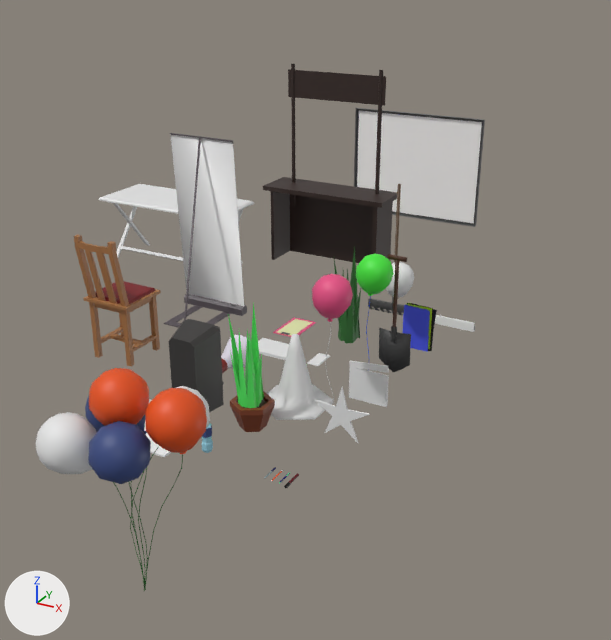
The FBX model Assets/_Project/Art/Models/FBXs/multipurpose_hall.fbx: old version first, new version second.
One viewpoint serves both versions: a camera (50 mm lens) standing at (8.43, -13.29, 5.66) and looking at (2.37, -2.28, 0.15). The axes (+X, +Y, +Z) are drawn at lower left. The lights are the same throughout. The first picture is the older version. Where no turn or scale is listed for an object, it has been applied to the vertices.

The first picture shows 'msh_Balloon2', 'msh_BalloonCluster', 'msh_ClubBannerRollup', 'msh_ClubBooth', 'msh_ClubTeatroClapboard', 'msh_FoldingTable', 'msh_HallBulletinBoard', 'msh_PlantPot1', 'msh_Shovel', 'msh_Speaker', 'msh_TrafficCone', 'msh_VintageChair' and 15 more.
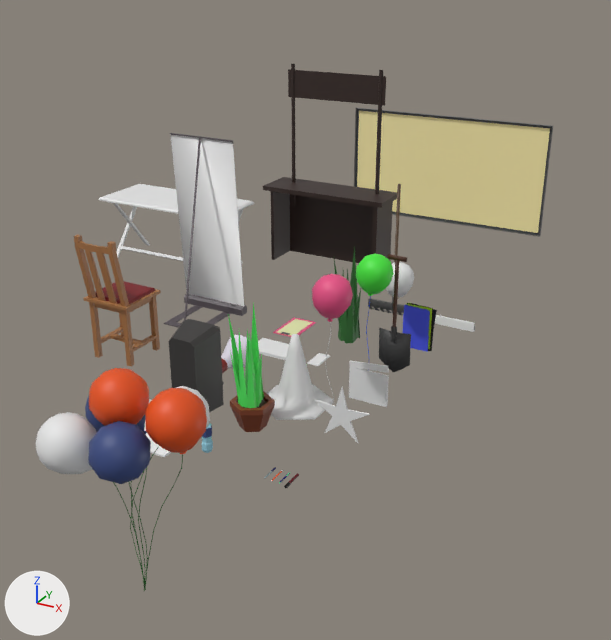
Location of each change, (x1, y1, x2, y2) in pixels of the pictures (611 x 640 px):
```json
{"object": "msh_HallBulletinBoard", "change": "recoloured, reshaped", "before": [354, 108, 485, 227], "after": [354, 108, 553, 237], "on screen": "dark grey to beige"}
{"part": 1, "of": "me_plane_007", "change": "built on", "before": [355, 108, 485, 227], "after": [355, 108, 553, 237]}
```

The change, as JSON lines over the scene's bpy script:
```json
{"op": "set", "path": "mat_material_012.base_color", "old": "(1.0, 0.977, 0.958)", "new": "(1.0, 0.875, 0.421)", "note": "white #fffcfa -> beige #fff0ae"}
{"op": "add", "block": "mat_material_057", "code": ["mat_material_057 = principled_material('Material.057')", "mat_material_057.base_color = (0.278, 0.8, 0.572)  # green #90e7c7"]}
{"op": "add", "block": "mat_material_054", "code": ["mat_material_054 = principled_material('Material.054')", "mat_material_054.base_color = (0.8, 0.347, 0.186)  # beige #e79f77"]}
{"op": "add", "block": "mat_material_058", "code": ["mat_material_058 = principled_material('Material.058')", "mat_material_058.base_color = (0.564, 0.8, 0.228)  # green #c6e783"]}
{"op": "add", "block": "mat_material_061", "code": ["mat_material_061 = principled_material('Material.061')", "mat_material_061.base_color = (0.0121, 0.0121, 0.0121)  # black #1d1d1d"]}
{"op": "add", "block": "mat_material_055", "code": ["mat_material_055 = principled_material('Material.055')", "mat_material_055.base_color = (0.865, 0.953, 0.899)  # white #effaf3"]}
{"op": "add", "block": "mat_material_059", "code": ["mat_material_059 = principled_material('Material.059')", "mat_material_059.base_color = (0.278, 0.8, 0.572)  # green #90e7c7"]}
{"block": "me_plane_007", "where": "# used by ob_msh_hallbulletinboard; location = (0.0, 4.39, 0.0)"}
{"op": "remove", "block": "me_plane_007", "code": "me_plane_007.from_pydata(...)  # 16 vertices, 13 faces; spans x 0.03..3.02, y -0.06..0.02, z 0.0..2.34"}
{"op": "add", "block": "me_plane_007", "code": "me_plane_007.from_pydata(...)  # 18591 vertices, 18446 faces; spans x 0.03..4.45, y -0.06..0.18, z 0.0..2.34"}
{"block": "me_plane_007", "change": "me_plane_007 part 1: 10 vertices removed from x 0.08..3.02, y -0.06..0.02, z 0.0..2.34; 18585 vertices added at x 0.08..4.45, y -0.06..0.18, z 0.0..2.34"}
{"op": "add", "block": "me_plane_007", "code": "me_plane_007.materials.append(mat_material_059)  # green #90e7c7"}
{"op": "add", "block": "me_plane_007", "code": "me_plane_007.materials.append(mat_material_054)  # beige #e79f77"}
{"op": "add", "block": "me_plane_007", "code": "me_plane_007.materials.append(mat_material_055)  # white #effaf3"}
{"op": "add", "block": "me_plane_007", "code": "me_plane_007.materials.append(mat_material_057)  # green #90e7c7"}
{"op": "add", "block": "me_plane_007", "code": "me_plane_007.materials.append(mat_material_058)  # green #c6e783"}
{"op": "add", "block": "me_plane_007", "code": "me_plane_007.materials.append(mat_material_061)  # black #1d1d1d"}
```
